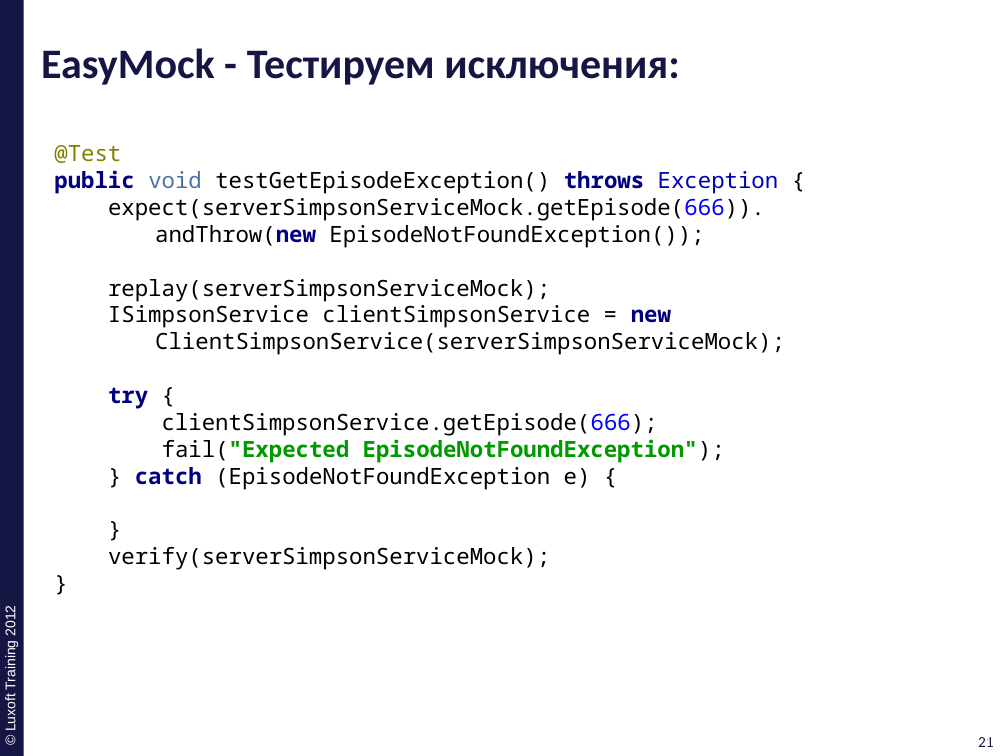
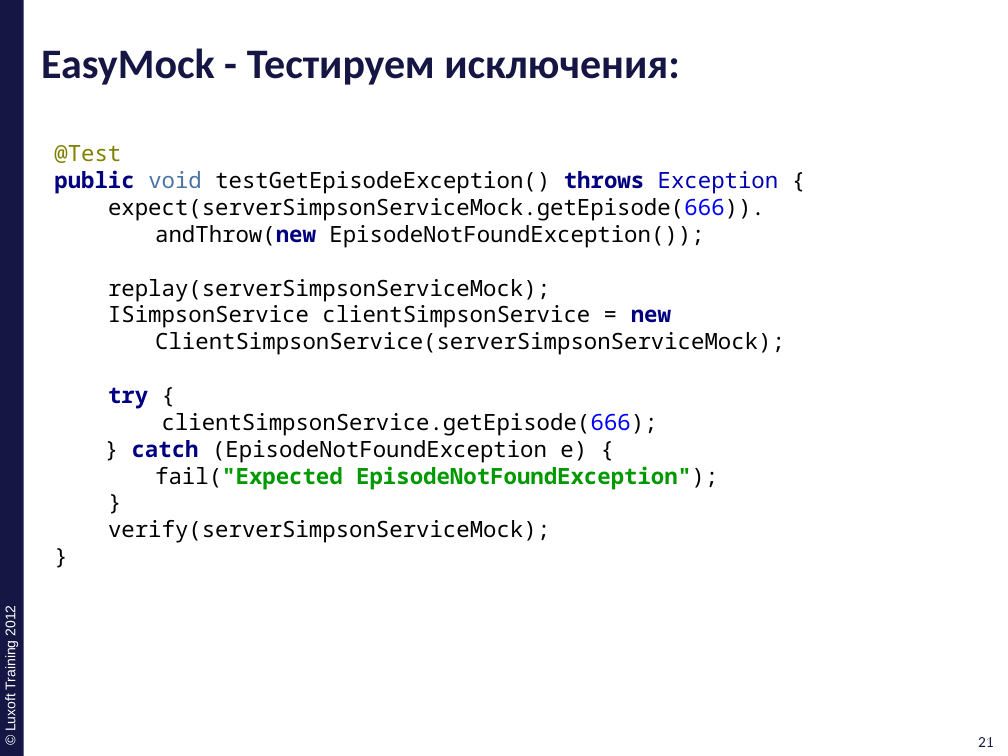
Before and after one commit to ivan-dyachenko/Trainings, a slide deck: slide 21 of Test Driven Development/materials/pptx/5. TDD-EasyMock.pptx. Drawn at 1008x756 pixels with LibreOffice and Linux fonts; fonts in the diff are those of the drawing; background and template pictures are left out. Boxes give left, top, right and bottom in pixels: in the first picture for what was removed or moved away, otherwise in the second. Text is boxed around its words. In the diff, an @@ line names an element or a change of style, - is before the commit and + after.

```diff
--- a/Test Driven Development/materials/pptx/5. TDD-EasyMock.pptx
+++ b/Test Driven Development/materials/pptx/5. TDD-EasyMock.pptx
@@ text at (132, 440, 587, 462): paragraph added @@
+} catch (EpisodeNotFoundException e) {
@@ text at (135, 467, 591, 489): paragraph removed @@
-} catch (EpisodeNotFoundException e) {
```
Also in this commit, not shown: 1 other file.
